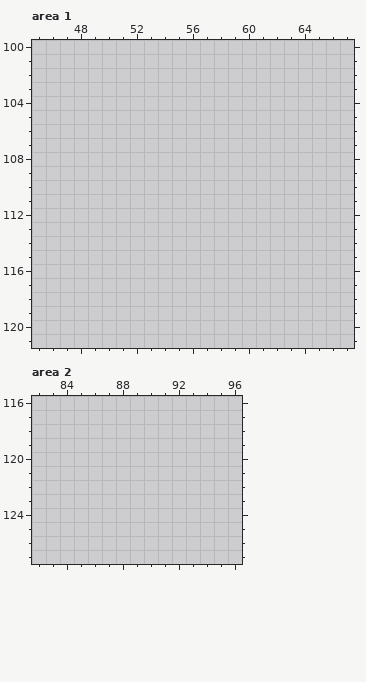
File history of a pixel-art file, Assets/Aseprite/Tilesets/houseFurniture.aseprite. The first picture shows the starting point.
128x128 pixels, 1 frame. Colours within 5 levels of each other are drawn and written as one. Shown: area 1: x 45..67, y 100..121; area 2: x 82..96, y 116..127. The commit also changed other parts of the picture, which this record leaves out.
Once edited:
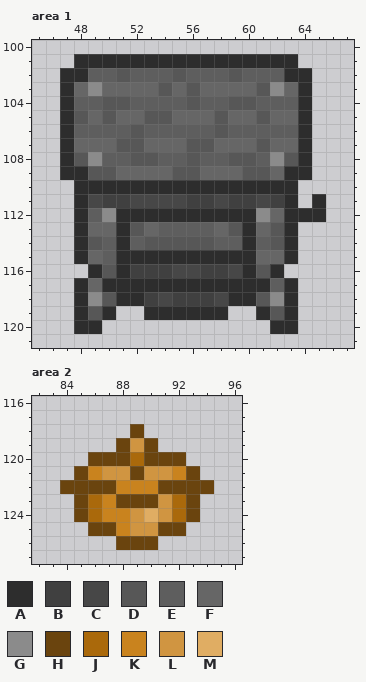
Palette (. is transparent): A #2d2d2d  B #404040  C #474747  D #575757  E #5e5e5e  F #666666  G #8b8b8b  H #6a440e  J #aa690b  K #c9831e  L #d09541  M #e0ad63
Change:
layer "Oven" added
--- area 1, layer "Oven"
@@ x 45..67 @@
 100 .......................
-101 .......................
-102 .......................
-103 .......................
-104 .......................
-105 .......................
-106 .......................
-107 .......................
-108 .......................
-109 .......................
-110 .......................
-111 .......................
-112 .......................
-113 .......................
-114 .......................
-115 .......................
-116 .......................
-117 .......................
-118 .......................
-119 .......................
-120 .......................
+101 ...AAAAAAAAAAAAAAAA....
+102 ..AAEEDEEEDEEEDEEEAA...
+103 ..AFGFFFFDFDFFFFDGFA...
+104 ..AEEDDEEEEDEEDDEEEA...
+105 ..ADFDFFDDFFFDFFDFFA...
+106 ..AEEEEDEEEEEDEEEEEA...
+107 ..AFFFDDFFFDDFFFDFFA...
+108 ..ADGEEDDEEDEEDDEGDA...
+109 ..AADDFFFFDDFFFDDFAA...
+110 ...AAAAAAAAAAAAAAAA....
+111 ...ACBBCCCCBBCBBCBA.A..
+112 ...AEGAAAAAAAAAAGFAAA..
+113 ...AFFADFEEEEFDAFDA....
+114 ...ADEAEDDDDDEEAEDA....
+115 ...AFEAAAAAAAAAAFFA....
+116 ....ADABBBCCBBCADA.....
+117 ...AFAAAAAAAAAAAAEA....
+118 ...AGDAABCBBBCAADGA....
+119 ...ADA..AAAAAA..ADA....
+120 ...AA............AA....
 121 .......................
--- area 2, layer "Oven"
@@ x 82..96 @@
 117 ...............
-118 ...............
-119 ...............
-120 ...............
-121 ...............
-122 ...............
-123 ...............
-124 ...............
-125 ...............
-126 ...............
+118 .......H.......
+119 ......HLH......
+120 ....HHHJHHH....
+121 ...HKLLHLLKH...
+122 ..HHHHKKKHHHH..
+123 ...HJKHHHLJH...
+124 ...HJKKLMLJH...
+125 ....HHKLLHH....
+126 ......HHH......
 127 ...............
Changed places in both pictures, as pixel boxes (x1, y1, x2, y2):
added: (60, 54, 326, 334)
added: (60, 424, 214, 550)
